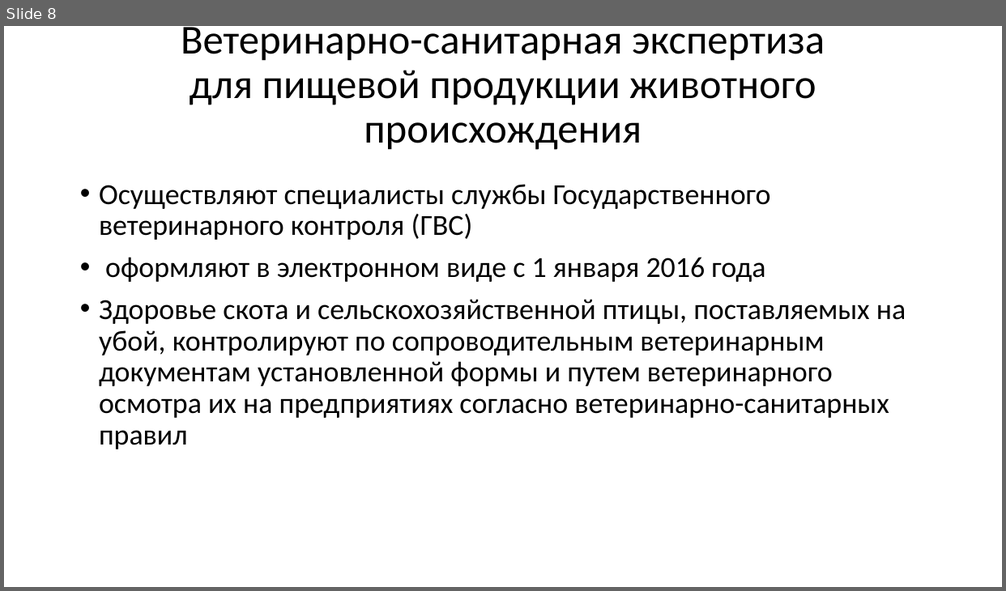
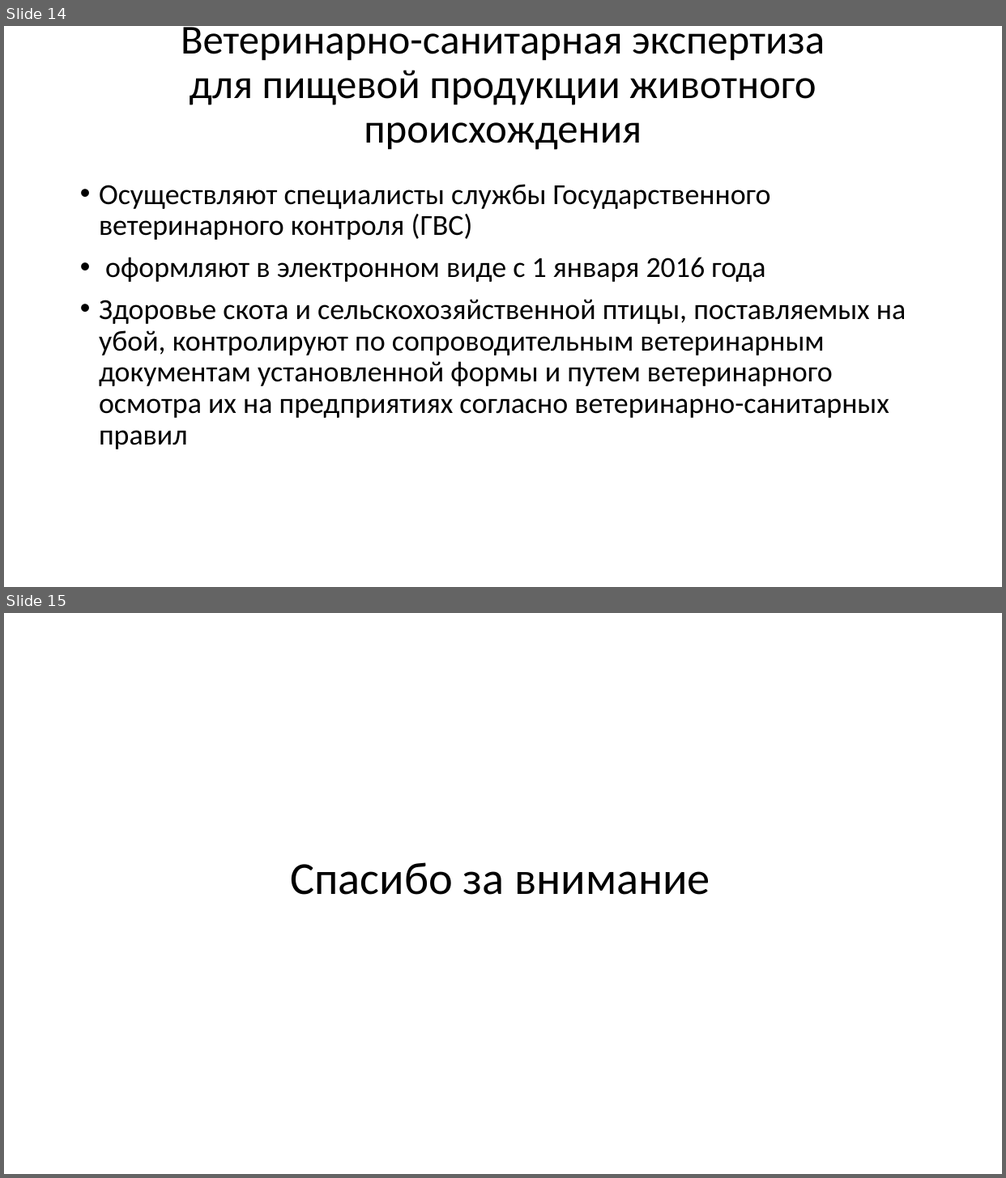
Before and after one commit to im7mortal/disser, a slide deck: Презентация.pptx. Shown one above the other, each under a label of ours: slide 8 before the commit, slides 14 and 15 after it. The pictures are 1006x591 and 1006x1178 pixels, drawn with LibreOffice and Linux fonts; fonts in the diff are those of the drawing. Boxes give left, top, right and bottom in pixels: in the first picture for what was removed or moved away, otherwise in the second. Text is boxed around its words. In the diff, an @@ line names an element or a change of style, - is before the commit and + after.

```diff
--- a/Презентация.pptx
+++ b/Презентация.pptx
@@ slide 15 added at [4,613,1002,1174], background #FFFFFF @@
@@ title added at [290,862,710,895], 44 pt, text #000000 @@
+Спасибо за внимание
@@ what was slide 8 is now slide 14 @@
```
Also in this commit, not shown: 6 other slides added, 1 other file.
